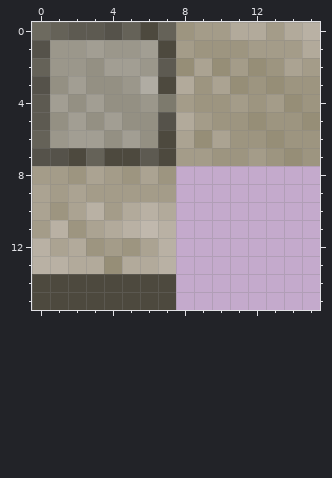
Two states of a pixel-art sprite, sprites/tileset.png. The picture above is the old version.
The file is 16x16 pixels. Colours within 5 levels of each other are drawn and written as one.
New version:
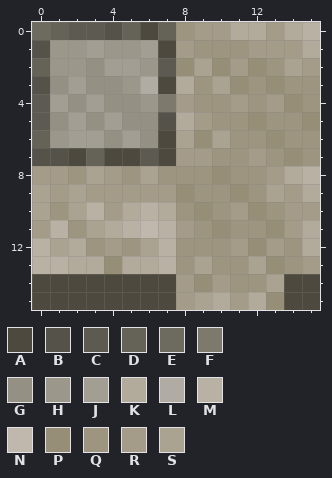
Palette (. is transparent): A #4d493e  B #55524a  C #5d5a51  D #656258  E #6d6a5f  F #7d7a6d  G #949083  H #9b978b  J #a29e93  K #b2aa9b  L #b0aca3  M #b9b1a4  N #c0b8ad  P #968e77  Q #9d9580  R #a49c89  S #aba392
What changed:
Colour A now appears in rows 14 to 15 at x 14 to 15.
Colour K now appears in row 8 at x 14; in row 9 at x 15; in rows 11 to 12 at x 15; in row 15 at x 10 and 12.
Colour M now appears in row 8 at x 15.
Colour P now appears in row 8 at x 10; in row 9 at x 8 and 11; in row 10 at x 9 and 12; in row 11 at x 10 and 13; in row 12 at x 12; in row 13 at x 13.
Colour P now appears in row 14 at x 9; in row 15 at x 13.
Colour Q now appears in row 8 at x 8 to 9 and 11 to 12; in row 9 at x 9 to 10 and 12; in row 10 at x 8, 10 and 13; in row 11 at x 9 and 11 to 12; in row 12 at x 8 to 10 and 14; in row 13 at x 8, 10 to 11 and 14.
Colour Q now appears in row 14 at x 11 to 12.
Colour R now appears in row 8 at x 13; in row 9 at x 14; in row 10 at x 11 and 14 to 15; in row 11 at x 8 and 14; in row 12 at x 11 and 13; in row 13 at x 15.
Colour R now appears in row 14 at x 8 and 10; in row 15 at x 8 and 11.
Colour S now appears in row 9 at x 13; in row 13 at x 9 and 12; in row 14 at x 13; in row 15 at x 9.
